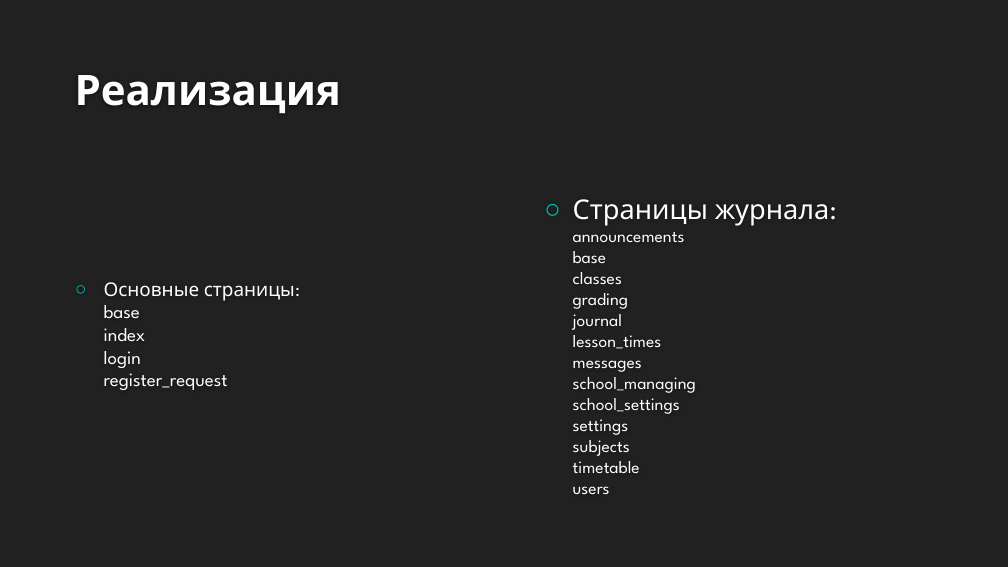
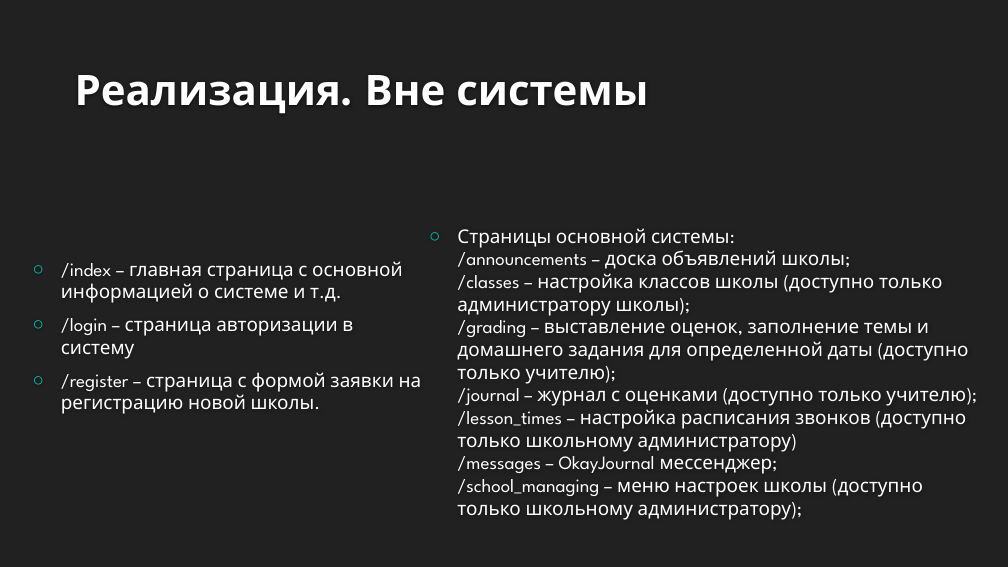
Before and after one commit to Protocs/OkayJournal, a slide deck: slide 4 of demo/OkayJournal.pptx. Drawn at 1008x567 pixels with LibreOffice and Linux fonts; fonts in the diff are those of the drawing; background and template pictures are left out. Boxes give left, top, right and bottom in pixels: in the first picture for what was removed or moved away, otherwise in the second. Text is boxed around its words. In the diff, an @@ line names an element or a change of style, - is before the commit and + after.

```diff
--- a/demo/OkayJournal.pptx
+++ b/demo/OkayJournal.pptx
@@ title at (75,75,648,114): text changed @@
-Реализация
+Реализация. Вне системы
@@ text at (457,228,977,520): text changed; size 16.6 to 18 pt @@
-○ Страницы журнала:
-  announcements
-  base
-  classes
-  grading
-  journal
-  lesson_times
-  messages
-  school_managing
-  school_settings
-  settings
-  subjects
-  timetable
-  users
+○ Страницы основной системы:
+  /announcements – доска объявлений школы;
+  /classes – настройка классов школы (доступно только администратору школы);
+  /grading – выставление оценок, заполнение темы и домашнего задания для определенной даты (доступно только учителю);
+  /journal – журнал с оценками (доступно только учителю);
+  /lesson_times – настройка расписания звонков (доступно только школьному администратору)
+  /messages – OkayJournal мессенджер;
+  /school_managing – меню настроек школы (доступно только школьному администратору);
@@ text at (61,261,422,414): text changed @@
-○ Основные страницы:
-  base
-  index
-  login
-  register_request
+○ /index – главная страница с основной информацией о системе и т.д.
+○ /login – страница авторизации в систему
+○ /register – страница с формой заявки на регистрацию новой школы.
```
Also in this commit, not shown: 4 other slides changed, 2 slides added, 1 slide removed.
